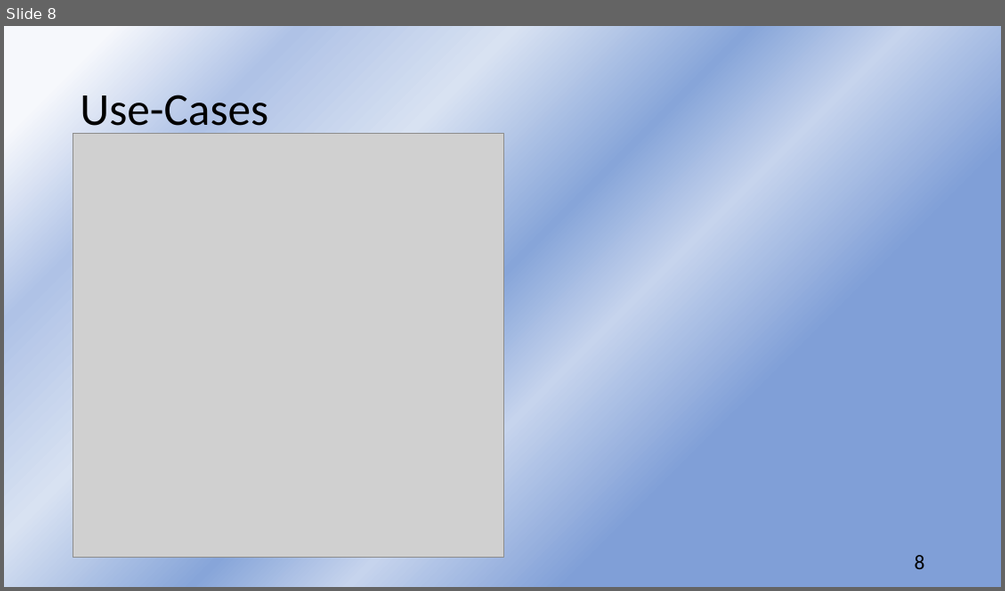
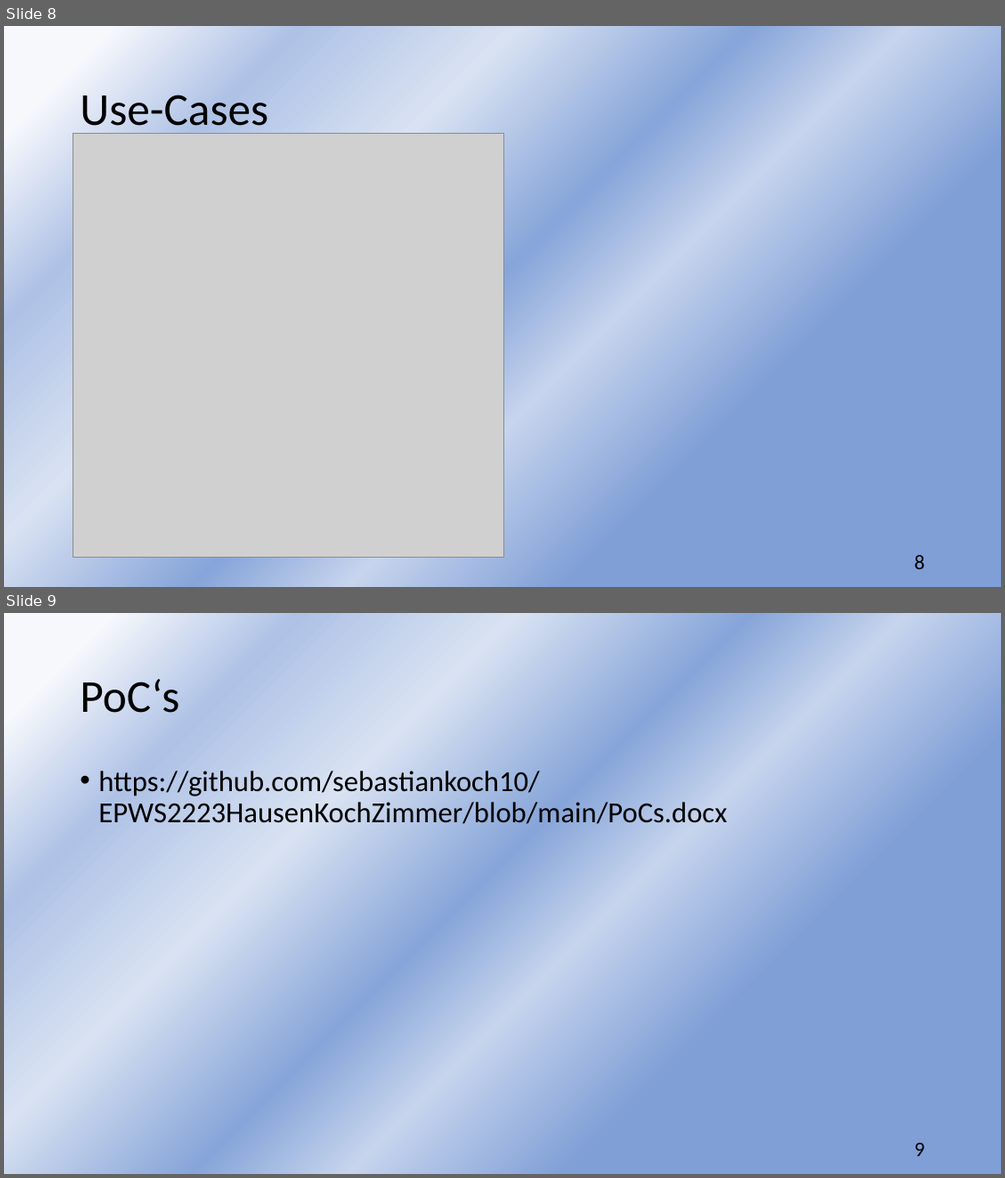
Before and after one commit to sebastiankoch10/EPWS2223HausenKochZimmer, a slide deck: EPWS2223HausenKochZimmer Audit 2.pptx. Shown one above the other, each under a label of ours: slide 8 before the commit, slides 8 and 9 after it. The pictures are 1005x591 and 1005x1178 pixels, drawn with LibreOffice and Linux fonts; fonts in the diff are those of the drawing; grey boxes stand for pictures. Boxes give left, top, right and bottom in pixels: in the first picture for what was removed or moved away, otherwise in the second. Text is boxed around its words. In the diff, an @@ line names an element or a change of style, - is before the commit and + after.

```diff
--- a/EPWS2223HausenKochZimmer Audit 2.pptx
+++ b/EPWS2223HausenKochZimmer Audit 2.pptx
@@ slide 9 added at [4,613,1001,1174], background gradient #F6F8FC to #AFC2E6 to #D8E2F2 to #87A5D9 to #C6D4ED to #809FD7 @@
@@ title added at [80,679,179,713], 44 pt, text #000000 @@
+PoC‘s
@@ text added at [98,771,727,829], 28 pt, text #000000 @@
+• https://github.com/sebastiankoch10/EPWS2223HausenKochZimmer/blob/main/PoCs.docx
@@ page number added at [914,1143,925,1156], 20 pt, text #000000 @@
+9
```
Also in this commit, not shown: 1 other slide added, 2 slides removed, 2 other files.
